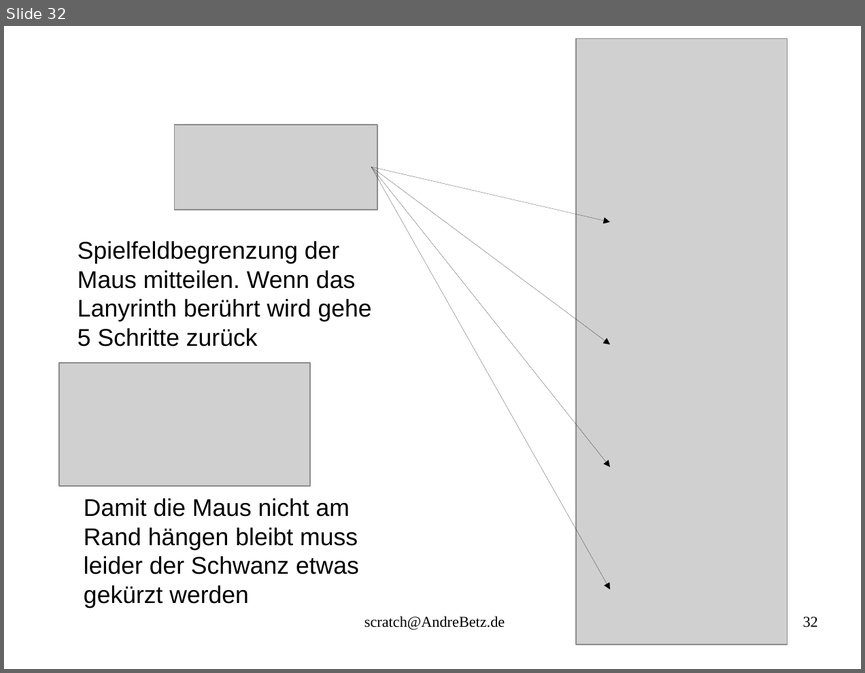
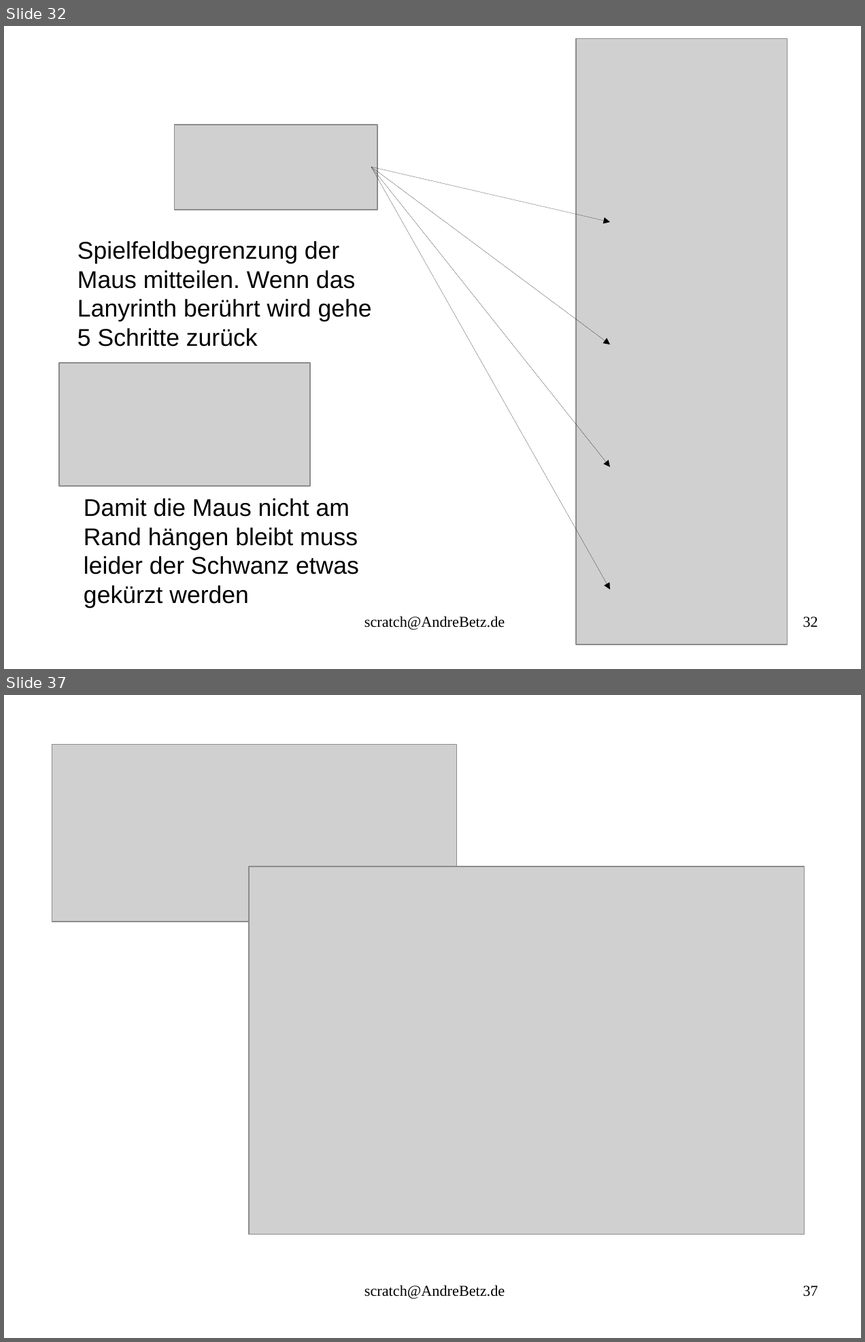
Before and after one commit to sky4walk/documents, a slide deck: ProgrammierkursScratchSpiel.odp. Shown one above the other, each under a label of ours: slide 32 before the commit, slides 32 and 37 after it; the slides between them are not shown. The pictures are 865x673 and 865x1342 pixels, drawn with LibreOffice and Linux fonts; fonts in the diff are those of the drawing; grey boxes stand for pictures. Boxes give left, top, right and bottom in pixels: in the first picture for what was removed or moved away, otherwise in the second. Text is boxed around its words. In the diff, an @@ line names an element or a change of style, - is before the commit and + after.

```diff
--- a/ProgrammierkursScratchSpiel.odp
+++ b/ProgrammierkursScratchSpiel.odp
@@ slide 37 added at (4, 695, 861, 1338), background #FFFFFF @@
@@ picture added at (52, 744, 458, 921) @@
@@ picture added at (249, 866, 805, 1234) @@
@@ text added at (364, 1285, 504, 1299), 14 pt, text #000000 @@
+scratch@AndreBetz.de
@@ page number added at (803, 1285, 818, 1296), 14 pt, text #000000 @@
+37
```
Also in this commit, not shown: 3 slides changed, 6 other slides added, 2 other files.
